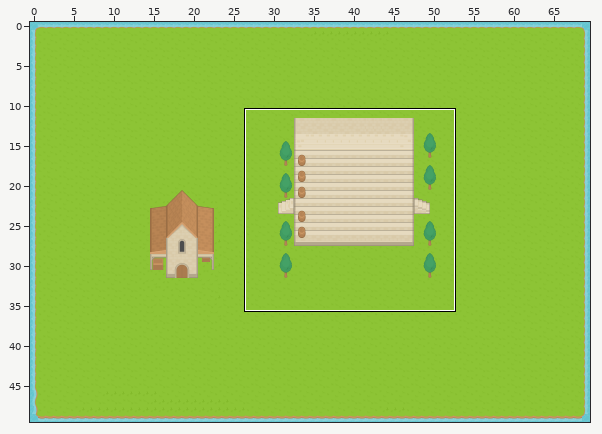
Tiled map -- Assets/Maps/Hometown.tmx. Above, an overview of the earlier version with the close-up marked.
Close-up. Before the edit:
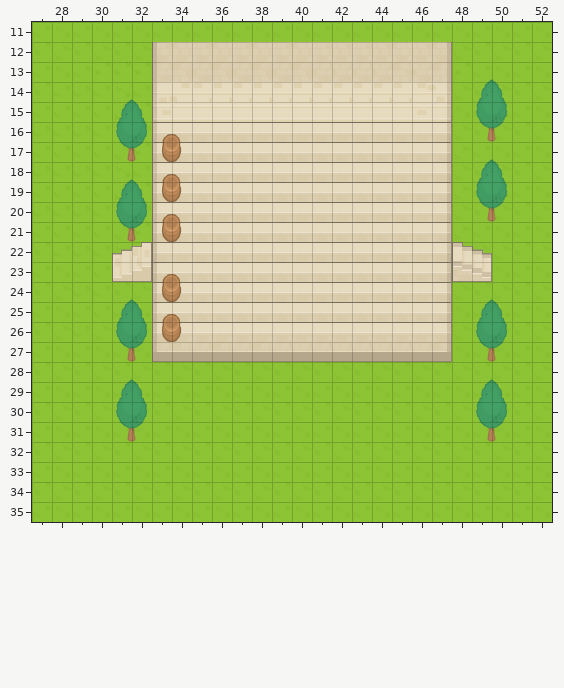
Cells are 32x32 px. Shown: x 27..52, y 11..35. The commit also changed other parts of the map, which this record leaves out.
The result:
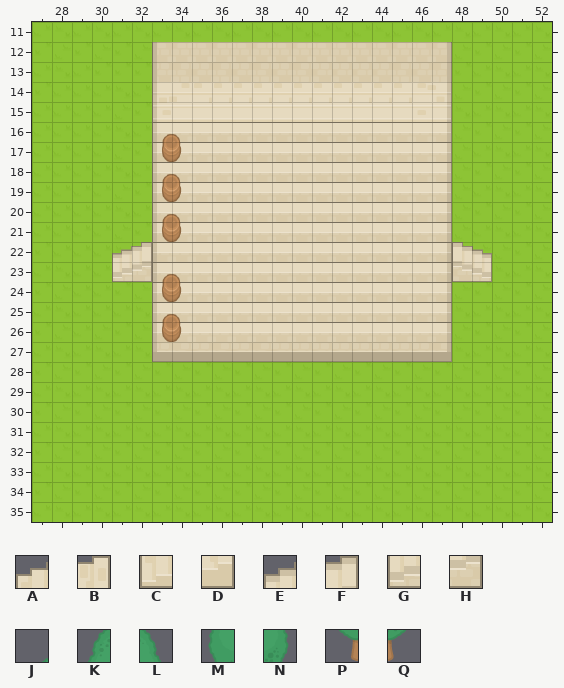
Key: from "tileset": A 494, B 495, C 534, D 535, E 574, F 575, G 614, H 615, J 810, K 850, L 851, M 890, N 891, P 930, Q 931.
_ is an empty cell.
Change:
Layer "Objects":
Tile E now appears in row 22 at x 31.
Tile F now appears in row 22 at x 32.
Tile G now appears in row 23 at x 31.
Tile H now appears in row 23 at x 32.
Layer "Roof":
The edit erases tile A in row 22 at x 31.
The edit erases tile B in row 22 at x 32.
The edit erases tile C in row 23 at x 31.
The edit erases tile D in row 23 at x 32.
The edit erases tile J in row 13 at x 49; in row 14 at x 31; in row 17 at x 49; in row 18 at x 31; in row 24 at x 31 and 49; in row 28 at x 31 and 49.
The edit erases tile K in row 14 at x 49; in row 15 at x 31; in row 18 at x 49; in row 19 at x 31; in row 25 at x 31 and 49; in row 29 at x 31 and 49.
The edit erases tile L in row 14 at x 50; in row 15 at x 32; in row 18 at x 50; in row 19 at x 32; in row 25 at x 32 and 50; in row 29 at x 32 and 50.
The edit erases tile M in row 15 at x 49; in row 16 at x 31; in row 19 at x 49; in row 20 at x 31; in row 26 at x 31 and 49; in row 30 at x 31 and 49.
The edit erases tile N in row 15 at x 50; in row 16 at x 32; in row 19 at x 50; in row 20 at x 32; in row 26 at x 32 and 50; in row 30 at x 32 and 50.
The edit erases tile P in row 16 at x 49; in row 17 at x 31; in row 20 at x 49; in row 21 at x 31; in row 27 at x 31 and 49; in row 31 at x 31 and 49.
The edit erases tile Q in row 16 at x 50; in row 17 at x 32; in row 20 at x 50; in row 21 at x 32; in row 27 at x 32 and 50; in row 31 at x 32 and 50.
Pixel boxes of the changes (left, top, right, bottom) in both close-ups:
removed: (476, 79, 508, 222)
changed: (113, 99, 151, 442)
removed: (476, 299, 508, 442)
